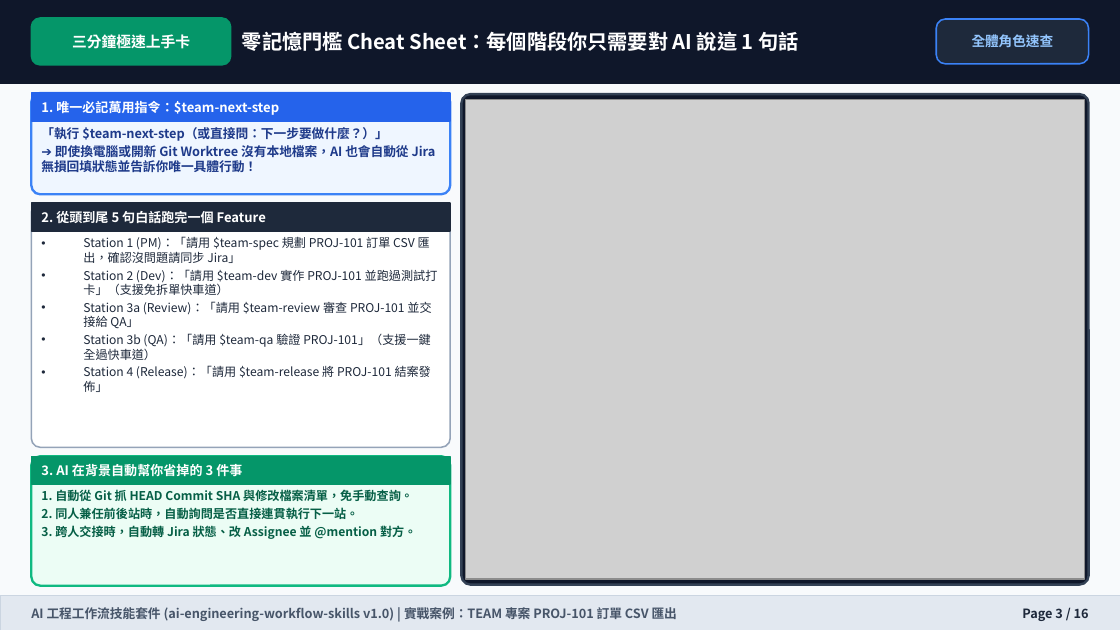
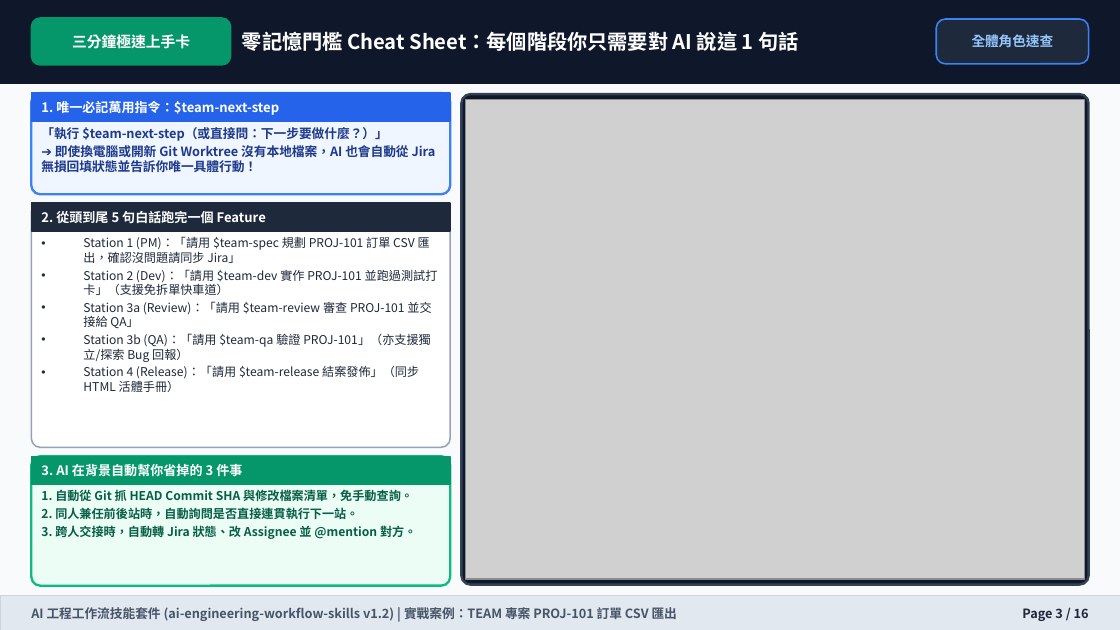
Before and after one commit to wilsonliu123/ai-engineering-workflow-skills, a slide deck: slide 3 of docs/training-manual.pptx. Drawn at 1120x630 pixels with LibreOffice and Linux fonts; fonts in the diff are those of the drawing; grey boxes stand for pictures. Boxes give left, top, right and bottom in pixels: in the first picture for what was removed or moved away, otherwise in the second. Text is boxed around its words. In the diff, an @@ line names an element or a change of style, - is before the commit and + after.

Commit message:
docs: update changelog, README, and training manuals for v1.2.0
- Record v1.1.0 and v1.2.0 release milestones in CHANGELOG.md to capture
  multi-member role pools, bidirectional Jira reconciliation, Qase and
  media sync, QA report mode, living HTML manuals, and run-workflow.
- Refresh README.md and all training manual deliverables (MD, HTML, PDF,
  DOCX, PPTX) so onboarding and operational guides match current v1.2
  skill modes, CLI flags, and governance rules.

```diff
--- a/docs/training-manual.pptx
+++ b/docs/training-manual.pptx
@@ text at (83, 333, 430, 392): text changed @@
-• Station 3b (QA)：「請用 $team-qa 驗證 PROJ-101」（支援一鍵全過快車道）
-• Station 4 (Release)：「請用 $team-release 將 PROJ-101 結案發佈」
+• Station 3b (QA)：「請用 $team-qa 驗證 PROJ-101」（亦支援獨立/探索 Bug 回報）
+• Station 4 (Release)：「請用 $team-release 結案發佈」（同步 HTML 活體手冊）
@@ text at (31, 604, 677, 621): text changed @@
-AI 工程工作流技能套件 (ai-engineering-workflow-skills v1.0) | 實戰案例：TEAM 專案 PROJ-101 訂單 CSV 匯出
+AI 工程工作流技能套件 (ai-engineering-workflow-skills v1.2) | 實戰案例：TEAM 專案 PROJ-101 訂單 CSV 匯出
```
Also in this commit, not shown: 15 other slides changed, 6 other files.
